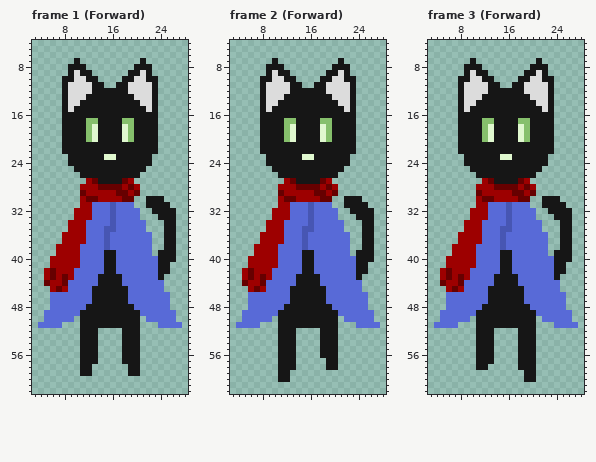
A pixel-art file gets an edit: Sprites/NPCs/TheVendor/vendor_rpg.aseprite. Above: the version before the commit.
32x64 pixels, 12 frames. Shown: frame 1 (Forward): x 3..28, y 4..62; frame 2 (Forward): x 3..28, y 4..62; frame 3 (Forward): x 3..28, y 4..62. The commit also changed other frames, which this record leaves out.
After:
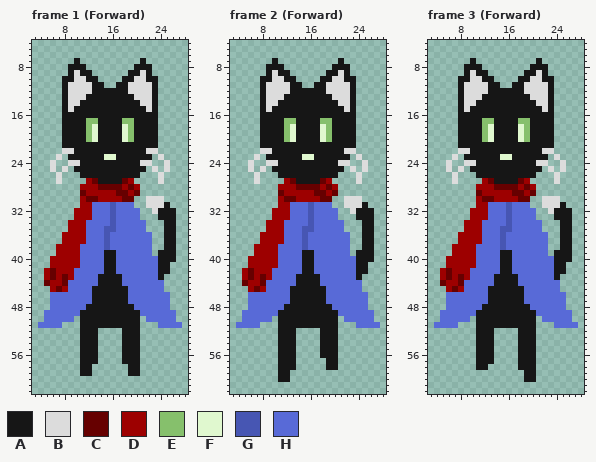
Palette (. is transparent): A #161616  B #dcdcdc  C #660000  D #9d0000  E #86c06c  F #e0f8cf  G #4756b3  H #586ad7
What changed:
Frame 1 (Forward), layers "Legs", "Head":
y 22: x 8..9 AA -> BB; x 22..23 AA -> BB
y 23: x 7 . -> B; x 24 . -> B
y 24: x 6 . -> B; x 9..10 AA -> BB; x 21..22 AA -> BB; x 25 . -> B
y 25: x 6 . -> B; x 8 . -> B; x 23 . -> B; x 25 . -> B
y 26..27: x 7 . -> B; x 24 . -> B
y 30..31: x 22..24 AAA -> BBB
y 32: x 23 A -> B
Frame 2 (Forward), layers "Legs", "Head": the same change as frame 1 (Forward)
Frame 3 (Forward), layers "Legs", "Head": the same change as frame 1 (Forward)
Boxes around the changes in both pictures, in picture pixels (x1, y1, x2, y2):
changed: (50, 148, 80, 184)
changed: (140, 148, 170, 214)
changed: (248, 148, 278, 184)
changed: (338, 148, 368, 214)
changed: (446, 148, 476, 184)
changed: (536, 148, 566, 214)
